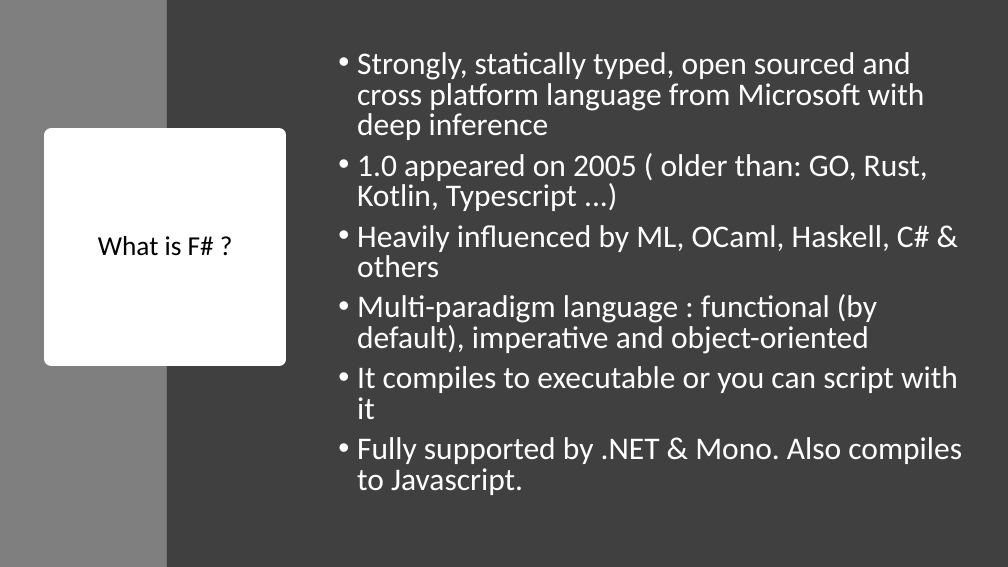
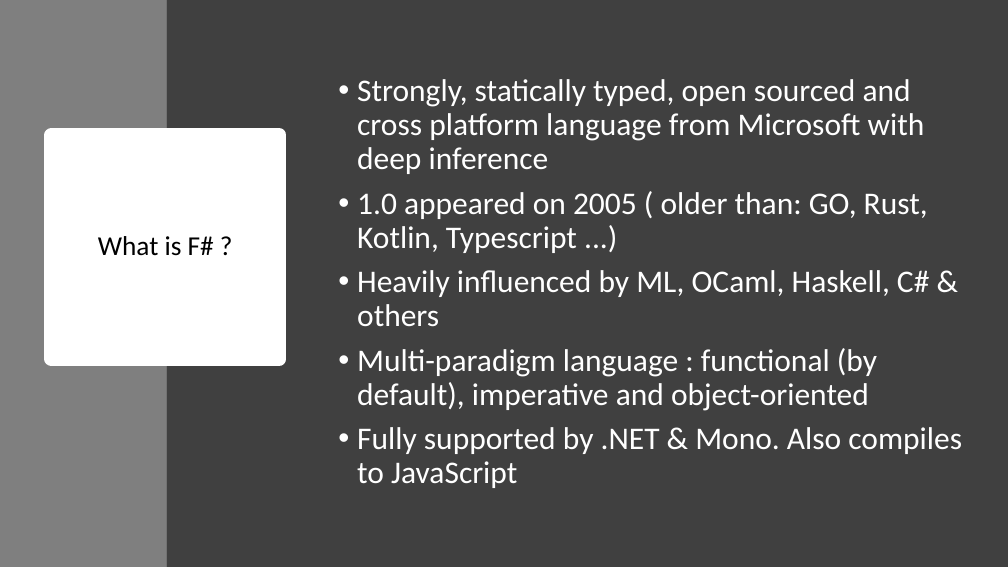
Before and after one commit to essic/prez-why-fsharp, a slide deck: slide 4 of WhyFSharp.pptx. Drawn at 1008x567 pixels with LibreOffice and Linux fonts; fonts in the diff are those of the drawing. Boxes give left, top, right and bottom in pixels: in the first picture for what was removed or moved away, otherwise in the second. Text is boxed around its words. In the diff, an @@ line names an element or a change of style, - is before the commit and + after.

```diff
--- a/WhyFSharp.pptx
+++ b/WhyFSharp.pptx
@@ text at [357,79,929,411]: line spacing 0.8 to 0.9 @@
@@ text at [357,427,962,488]: text changed @@
-• It compiles to executable or you can script with it
-• Fully supported by .NET & Mono. Also compiles to Javascript.
+• Fully supported by .NET & Mono. Also compiles to JavaScript
```
Also in this commit, not shown: 19 other slides changed, 1 slide removed.
